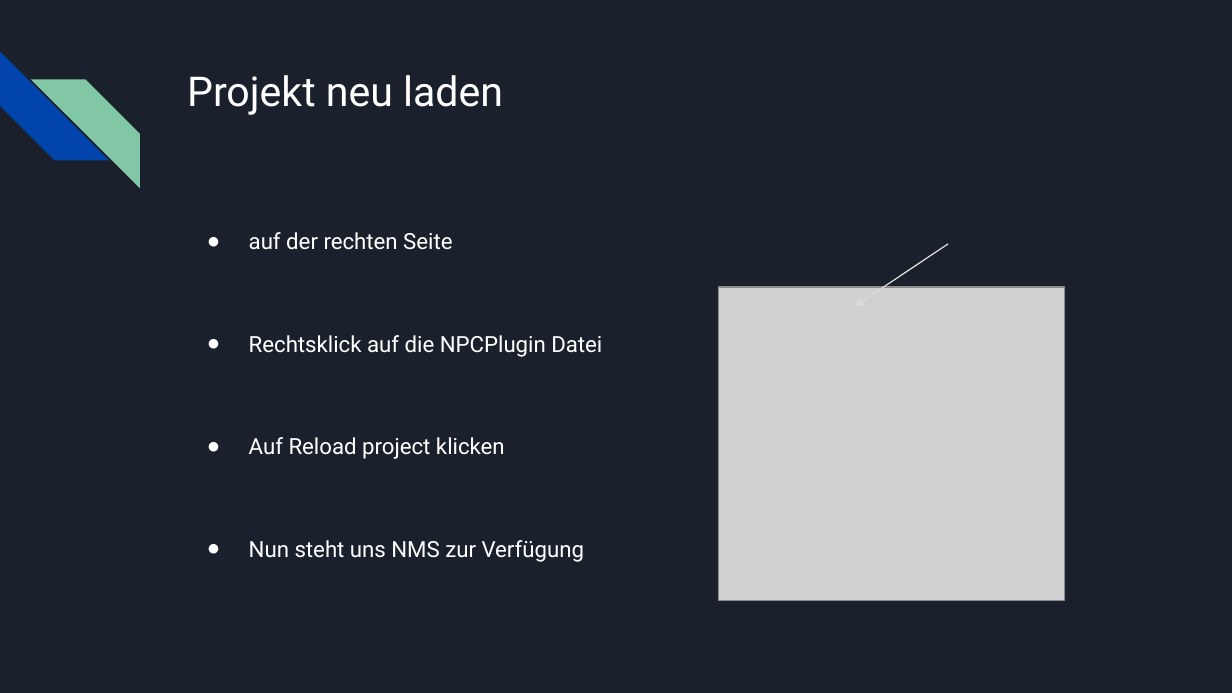
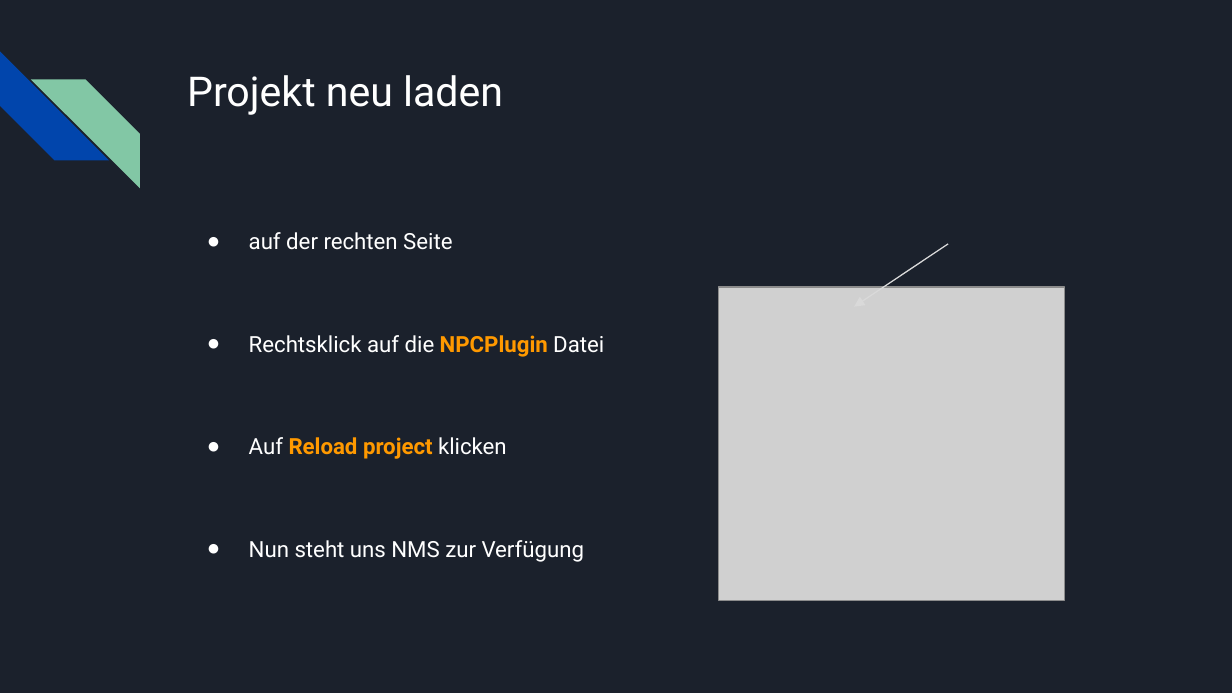
Before and after one commit to Andreas-FHE/NPCPlugin, a slide deck: slide 10 of documentation/AI4Kids_presentation1_NPC.pptx. Drawn at 1232x693 pixels with LibreOffice and Linux fonts; fonts in the diff are those of the drawing; grey boxes stand for pictures. Boxes give left, top, right and bottom in pixels: in the first picture for what was removed or moved away, otherwise in the second. Text is boxed around its words. In the diff, an @@ line names an element or a change of style, - is before the commit and + after.

```diff
--- a/documentation/AI4Kids_presentation1_NPC.pptx
+++ b/documentation/AI4Kids_presentation1_NPC.pptx
@@ text at bbox=[249, 335, 604, 459]: text colour #FFFFFF to #FF9900, bold on in "NPCPlugin", "Reload project" @@
```
Also in this commit, not shown: 4 other slides changed, 3 other files.
